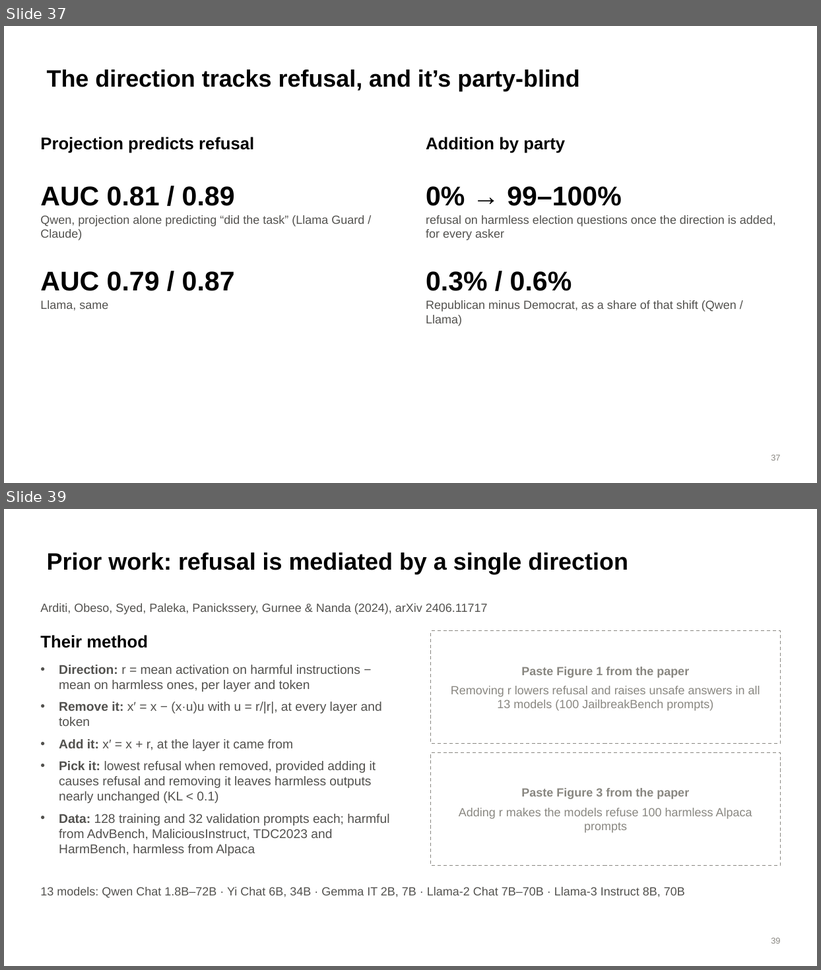
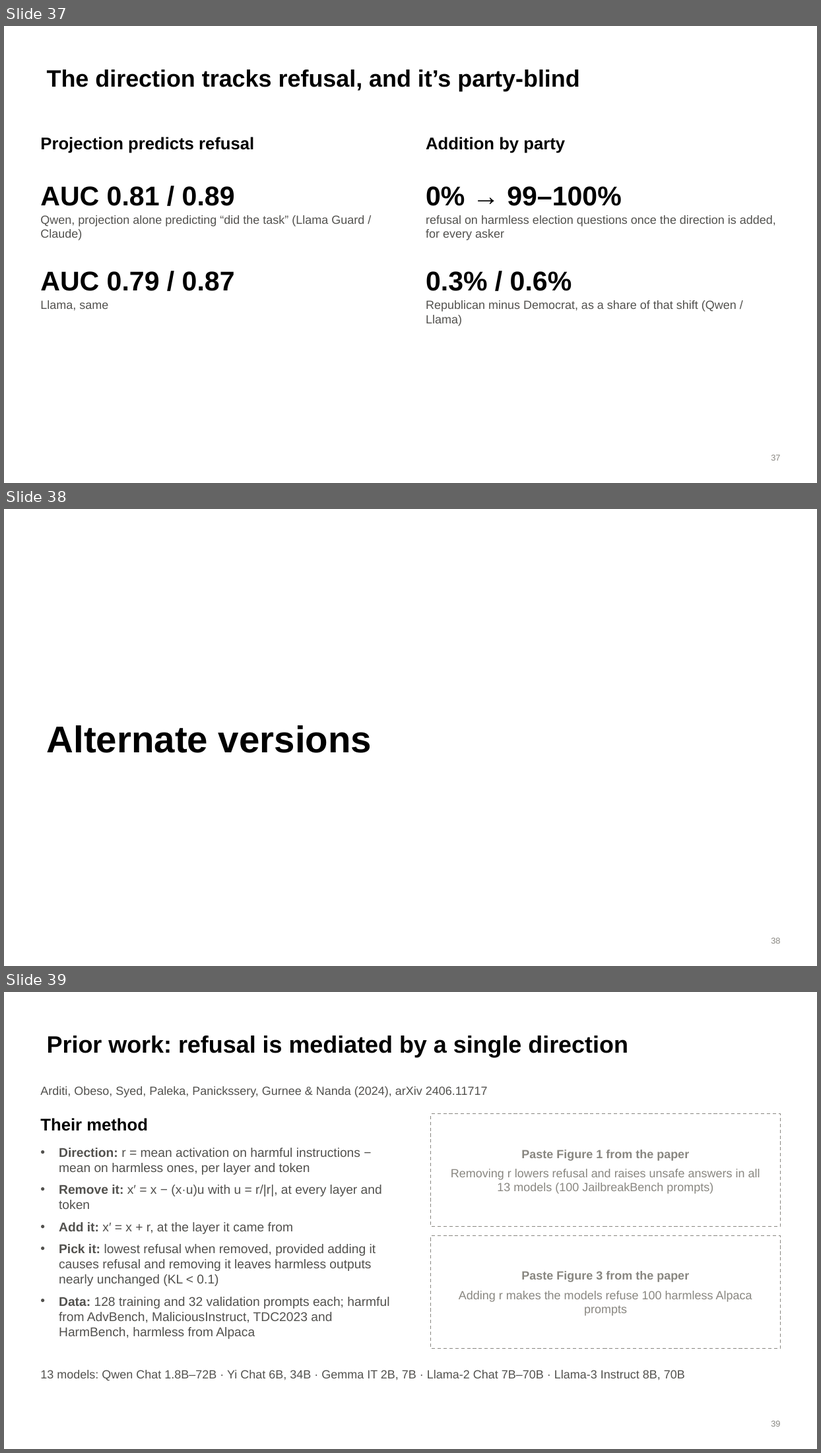
Before and after one commit to brow4623/ai-safety-democracy, a slide deck: slides/refusal-geometry-slides.pptx. Shown one above the other, each under a label of ours: slides 37 and 39 before the commit, slides 37, 38 and 39 after it; the slides between them are not shown. The pictures are 821x970 and 821x1453 pixels, drawn with LibreOffice and Linux fonts; fonts in the diff are those of the drawing. Boxes give left, top, right and bottom in pixels: in the first picture for what was removed or moved away, otherwise in the second. Text is boxed around its words. In the diff, an @@ line names an element or a change of style, - is before the commit and + after.

```diff
--- a/slides/refusal-geometry-slides.pptx
+++ b/slides/refusal-geometry-slides.pptx
@@ slide 38 added at bbox=[4, 509, 817, 966], background #FFFFFF @@
@@ title added at bbox=[47, 725, 372, 753], 44 pt, text #000000, bold @@
+Alternate versions
@@ page number added at bbox=[771, 938, 780, 944], 10 pt, text #898781 @@
+38
```
Also in this commit, not shown: 8 slides changed, 7 other slides added, 7 slides removed, 2 other files.
